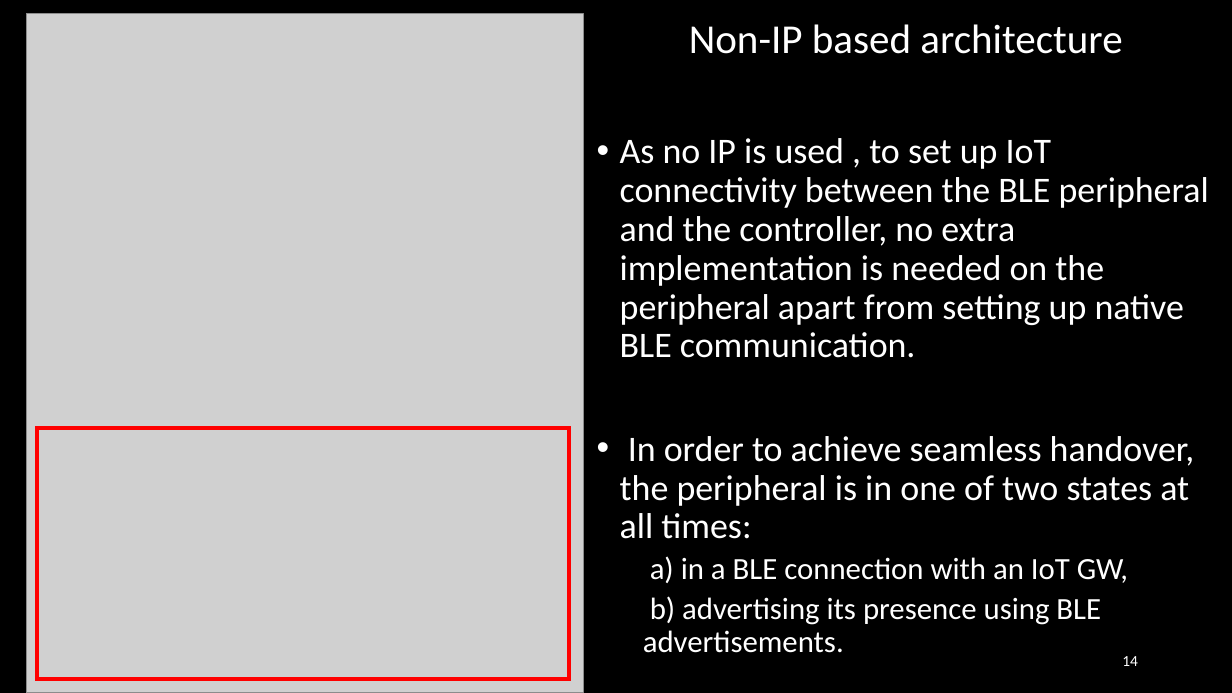
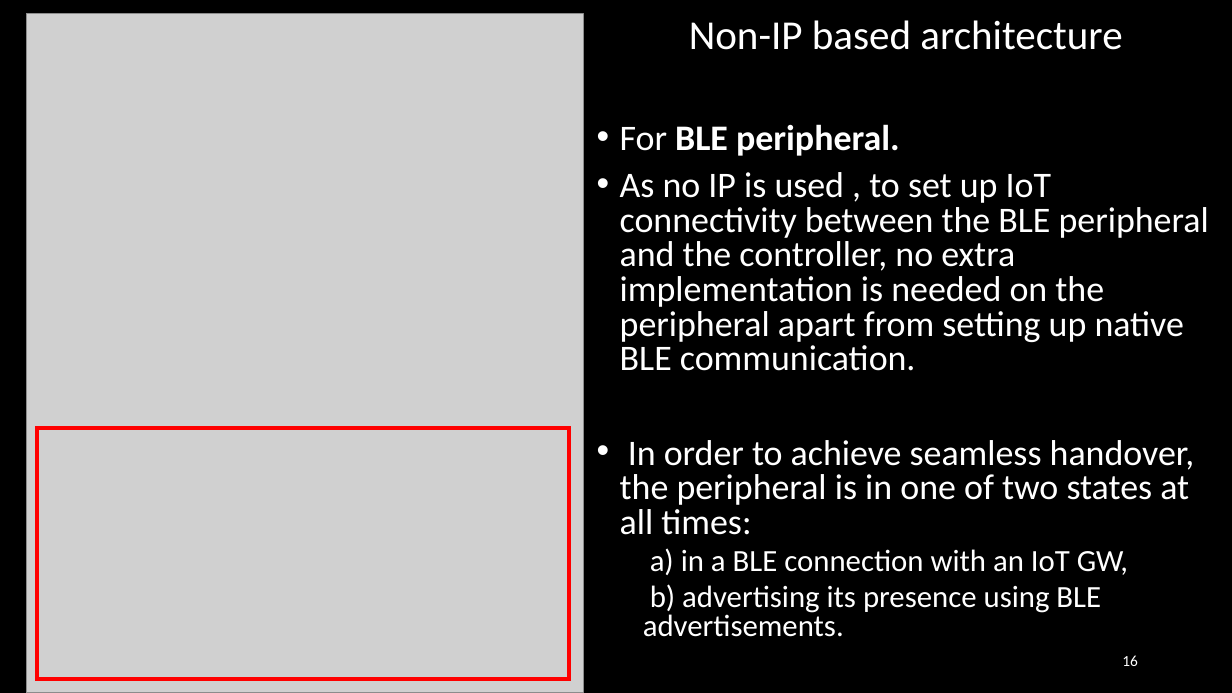
Before and after one commit to EKOISMYLOVE/NTUT_GM_PPT, a slide deck: slide 16 of A BLE-based multi-gateway network infrastructure with handover support for mobile BLE peripherals.pptx (slide 14 before the commit). Drawn at 1232x693 pixels with LibreOffice and Linux fonts; fonts in the diff are those of the drawing; grey boxes stand for pictures. Boxes give left, top, right and bottom in pixels: in the first picture for what was removed or moved away, otherwise in the second. Text is boxed around its words. In the diff, an @@ line names an element or a change of style, - is before the commit and + after.

```diff
--- a/A BLE-based multi-gateway network infrastructure with handover support for mobile BLE peripherals.pptx
+++ b/A BLE-based multi-gateway network infrastructure with handover support for mobile BLE peripherals.pptx
@@ text at [620, 20, 1209, 637]: line spacing 0.9 to 0.8 @@
@@ text at [620, 124, 900, 156]: paragraph added @@
+• For BLE peripheral.
@@ page number at [1122, 655, 1138, 666]: text changed @@
-14
+16
```
Also in this commit, not shown: 2 other slides changed, 3 slides added.
